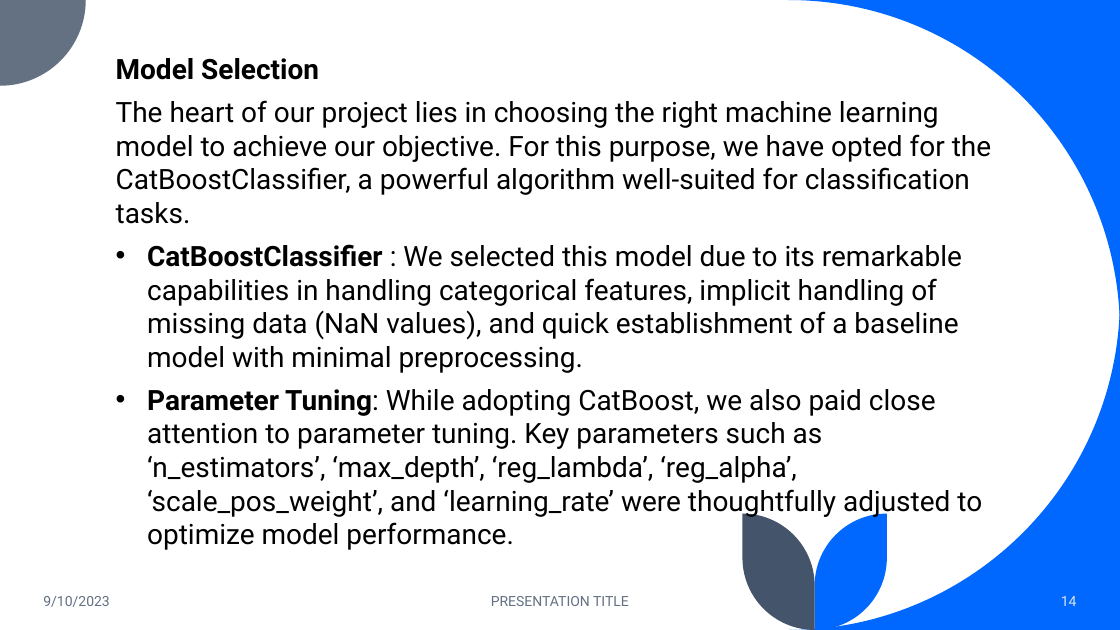
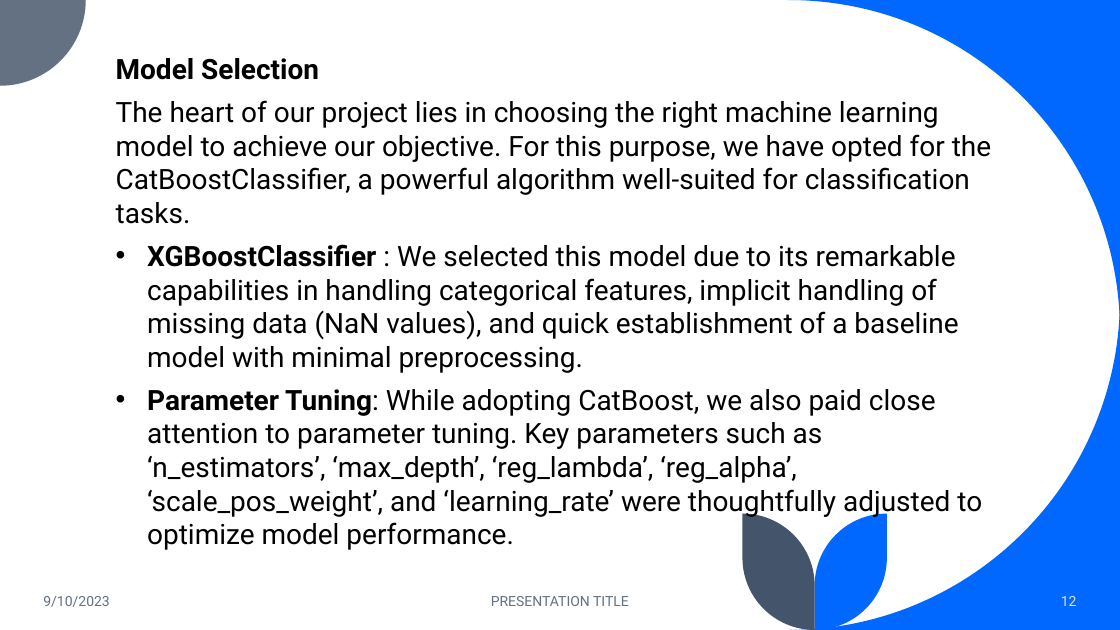
Before and after one commit to kwabenaboateng/AZUBI-CAPSTONE-PROJECT, a slide deck: slide 12 of Income Prediction Challenge for Azubian - PPT.pptx (slide 14 before the commit). Drawn at 1120x630 pixels with LibreOffice and Linux fonts; fonts in the diff are those of the drawing. Boxes give left, top, right and bottom in pixels: in the first picture for what was removed or moved away, otherwise in the second. Text is boxed around its words. In the diff, an @@ line names an element or a change of style, - is before the commit and + after.

```diff
--- a/Income Prediction Challenge for Azubian - PPT.pptx
+++ b/Income Prediction Challenge for Azubian - PPT.pptx
@@ text at [147, 244, 958, 373]: text changed @@
-• CatBoostClassifier : We selected this model due to its remarkable capabilities in handling categorical features, implicit handling of missing data (NaN values), and quick establishment of a baseline model with minimal preprocessing.
+• XGBoostClassifier : We selected this model due to its remarkable capabilities in handling categorical features, implicit handling of missing data (NaN values), and quick establishment of a baseline model with minimal preprocessing.
@@ page number at [1061, 596, 1077, 606]: text changed @@
-14
+12
```
Also in this commit, not shown: 6 other slides changed, 3 slides added, 11 slides removed, 8 other files.
